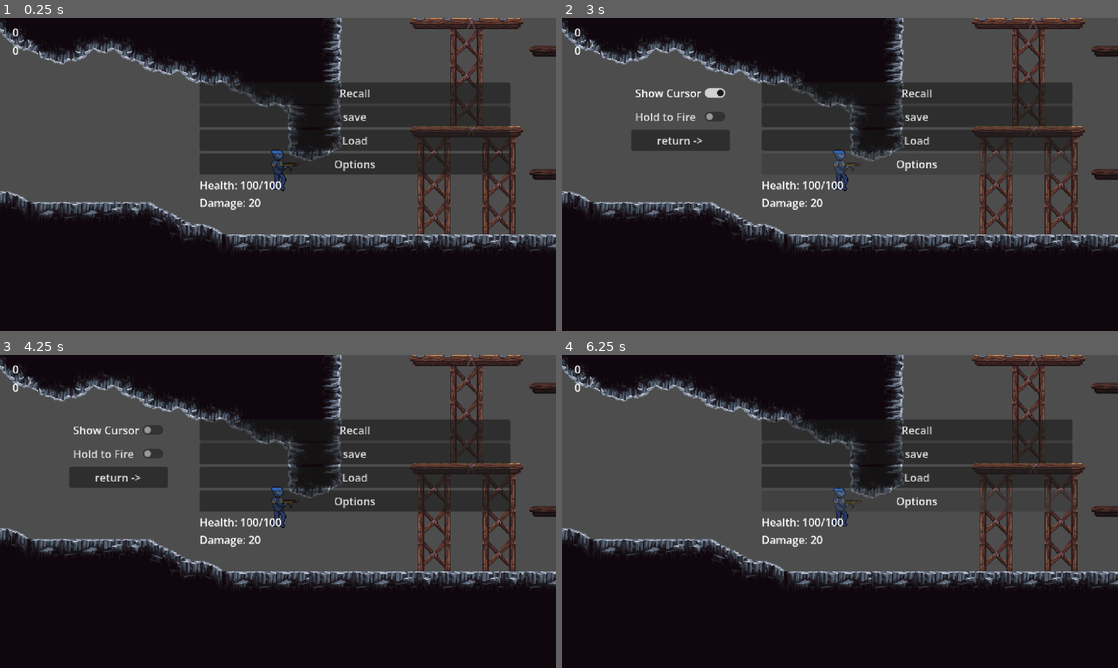
Above: before the commit, frames 1-4 (two rows, left to right).
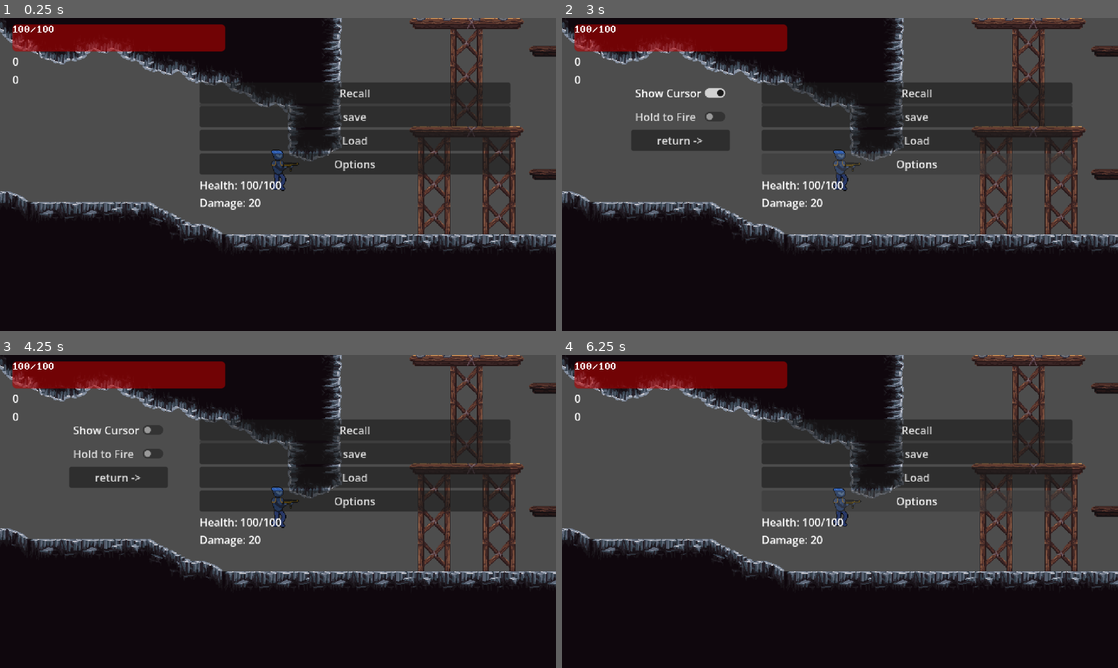
Above: after the commit, the same moments.

Repository: belskyj1985/Spark-2026-Micro-Internship-Game-Dev
Game: Godot game, scene res://game.tscn
The game is run twice, just before and just after one commit, with the same random seed, the same clock (stepped at 60 frames per second) and the same inputs.
Inputs (mouse positions are in pixels of both pictures, inside the frame that each line leads up to):
- Up to frame 1 (0.25 s): no input
- Up to frame 2 (3 s): click "Recall" at 0.5 s; click "save" at 1.25 s; click "Load" at 2 s; click "Options" at 2.75 s
- Up to frame 3 (4.25 s): click "Show Cursor" at 3.5 s
- Up to frame 4 (6.25 s): click "Hold to Fire" at 4.25 s; click "return ->" at 5 s; tap Enter at 5.75 s; move the mouse to (962, 495) at 5.77 s; hold D (right) from 5.78 s (still down); hold Right mouse button (aim) from 5.78 s (still down); tap Space (jump) at 6.02 s

The runs differ from the first frame. In frame 1, 3.4% of the frame differs, in the area x 2-41%, y 2-22%; in frame 2, 3.4%; in frame 3, 3.4%; in frame 4, 3.4%.

Commit message:
added health bar (placeholder graphic)

Diff:
--- a/pause_menu.gd
+++ b/pause_menu.gd
@@ -9,6 +9,7 @@
 	down = false
 
 func _process(delta: float) -> void:
+
 	if Input.is_action_just_pressed("pause"):
 		print("PRESSED IT")
 		visible = !visible
--- a/ui.gd
+++ b/ui.gd
@@ -1,6 +1,15 @@
 extends Control
 @onready var c1: Label = $VBoxContainer/c1
 @onready var c2: Label = $VBoxContainer/c2
+@onready var health_bar: ProgressBar = $TextureProgressBar
+@onready var hp_text: Label = $TextureProgressBar/Label
 
+var hp_target :float = 100
 func _ready() -> void:
 	Global.UI = self
+
+func _physics_process(delta: float) -> void:
+	hp_target = float(Global.player.health)/Global.player.max_health * 100
+	if Global.player != null:
+		health_bar.value = lerp(health_bar.value, hp_target, 0.1)
+		hp_text.text = str(Global.player.health) + "/" + str(Global.player.max_health)
--- a/ui.tscn
+++ b/ui.tscn
@@ -1,6 +1,10 @@
 [gd_scene format=3 uid="uid://djf7keuxeyyoh"]
 
 [ext_resource type="Script" uid="uid://csdarpjk5m04u" path="res://ui.gd" id="1_fyqef"]
+[ext_resource type="FontFile" uid="uid://c2kqkbjoe7o2b" path="res://shop/Perfect DOS VGA 437.ttf" id="2_m6e0p"]
+
+[sub_resource type="LabelSettings" id="LabelSettings_27fn8"]
+font = ExtResource("2_m6e0p")
 
 [node name="UI" type="Control" unique_id=586122242]
 layout_mode = 3
@@ -13,8 +17,9 @@
 
 [node name="VBoxContainer" type="VBoxContainer" parent="." unique_id=1280218320]
 layout_mode = 0
+offset_top = 43.0
 offset_right = 40.0
-offset_bottom = 40.0
+offset_bottom = 93.0
 
 [node name="c1" type="Label" parent="VBoxContainer" unique_id=2002551849]
 layout_mode = 2
@@ -23,3 +28,19 @@
 [node name="c2" type="Label" parent="VBoxContainer" unique_id=94517163]
 layout_mode = 2
 text = "0"
+
+[node name="TextureProgressBar" type="ProgressBar" parent="." unique_id=1588860320]
+self_modulate = Color(1, 0, 0, 1)
+layout_mode = 0
+offset_right = 315.0
+offset_bottom = 40.0
+value = 100.0
+show_percentage = false
+
+[node name="Label" type="Label" parent="TextureProgressBar" unique_id=1680837309]
+layout_mode = 0
+offset_right = 40.0
+offset_bottom = 23.0
+text = "100/100
+"
+label_settings = SubResource("LabelSettings_27fn8")
